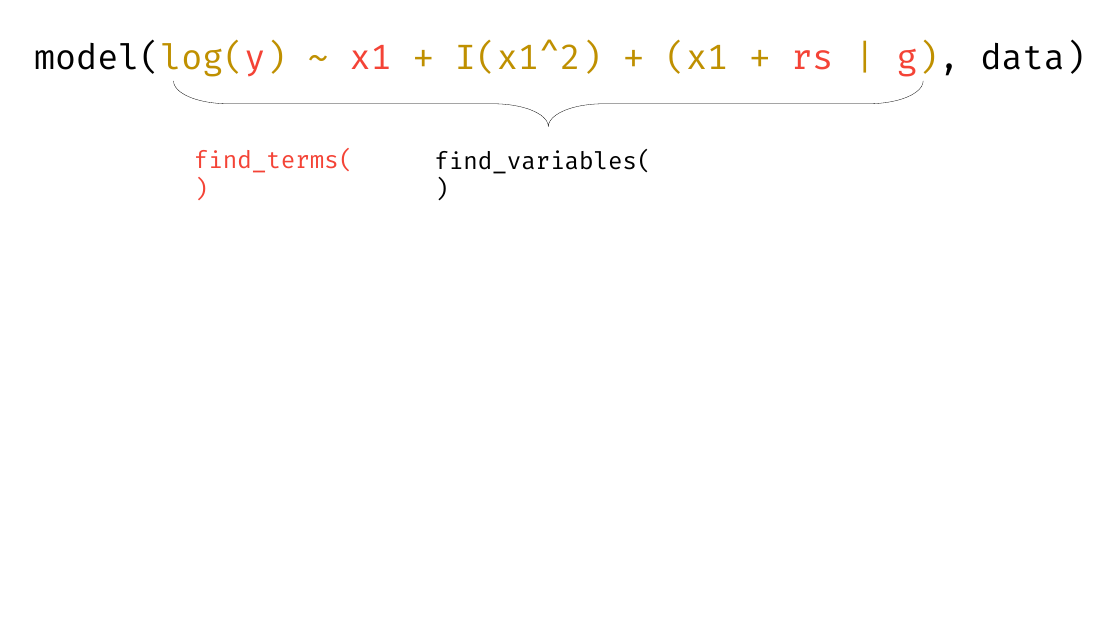
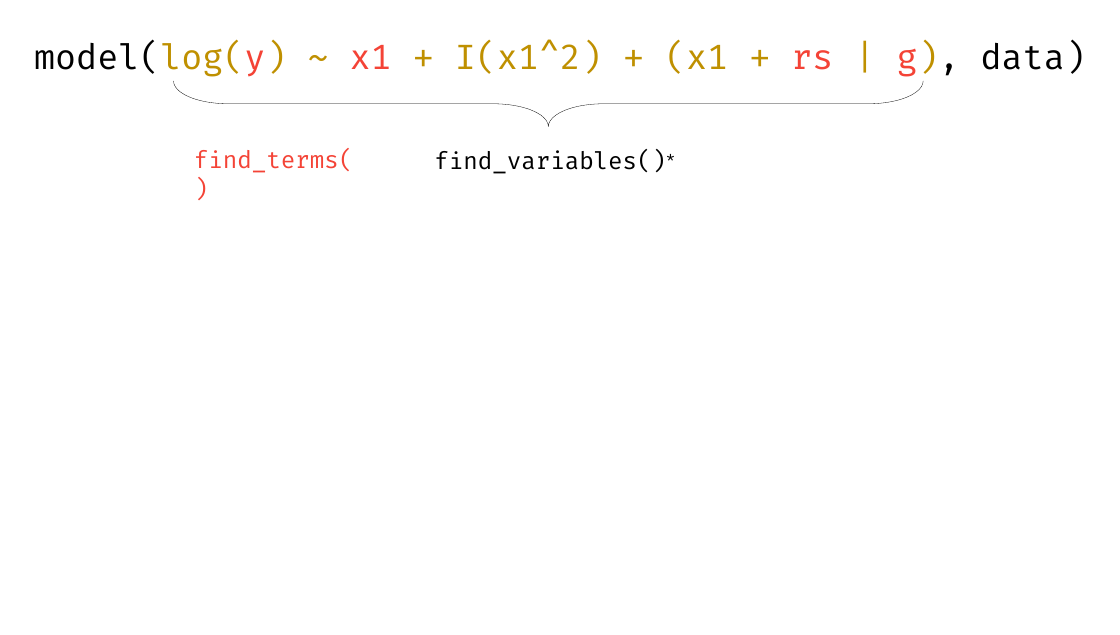
Before and after one commit to easystats/insight, a slide deck: slide 3 of paper/figure2.pptx. Drawn at 1120x635 pixels with LibreOffice and Linux fonts; fonts in the diff are those of the drawing. Boxes give left, top, right and bottom in pixels: in the first picture for what was removed or moved away, otherwise in the second. Text is boxed around its words. In the diff, an @@ line names an element or a change of style, - is before the commit and + after.

Commit message:
add figures

```diff
--- a/paper/figure2.pptx
+++ b/paper/figure2.pptx
@@ text at (434,150,666,174): text changed @@
-find_variables()
+find_variables()*
```
